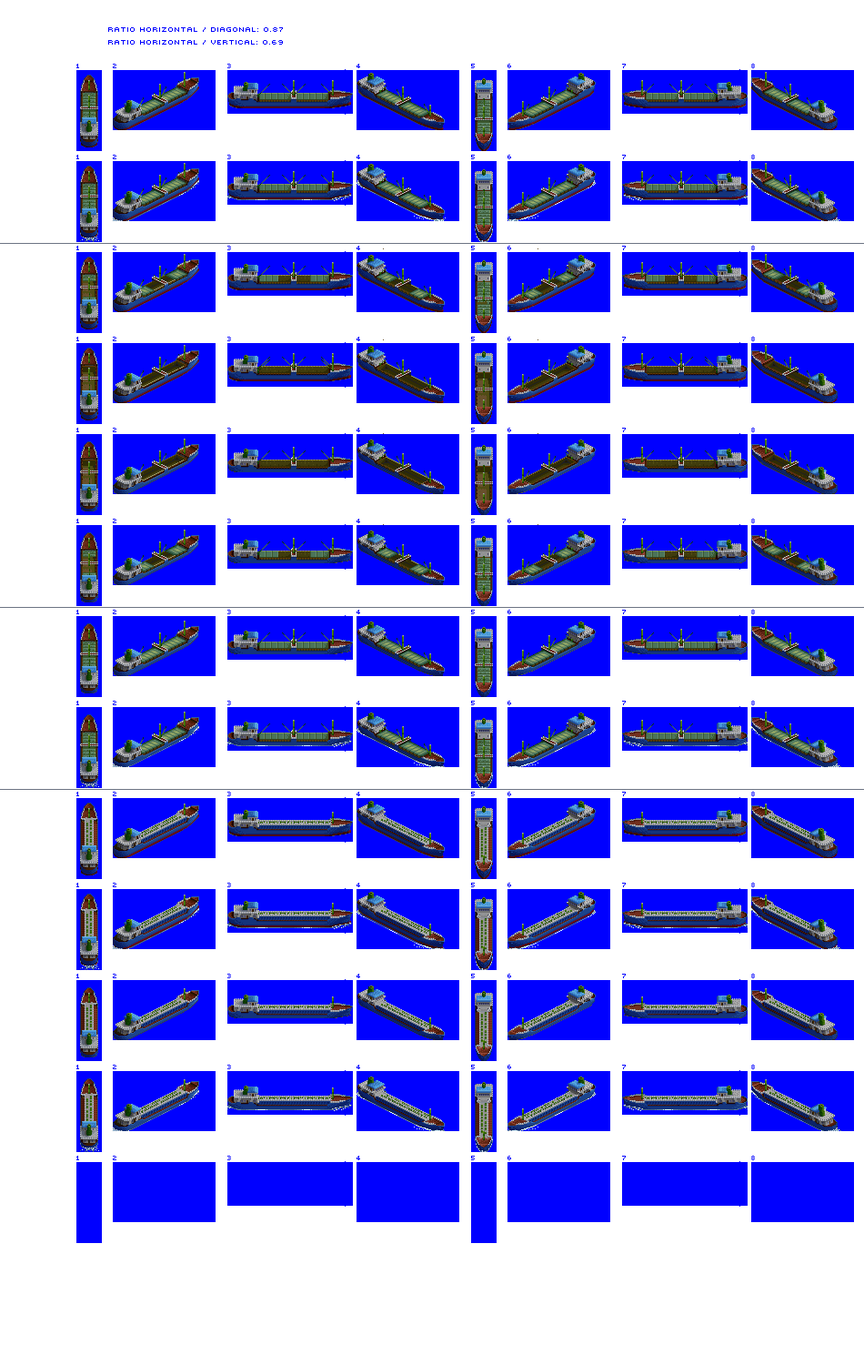
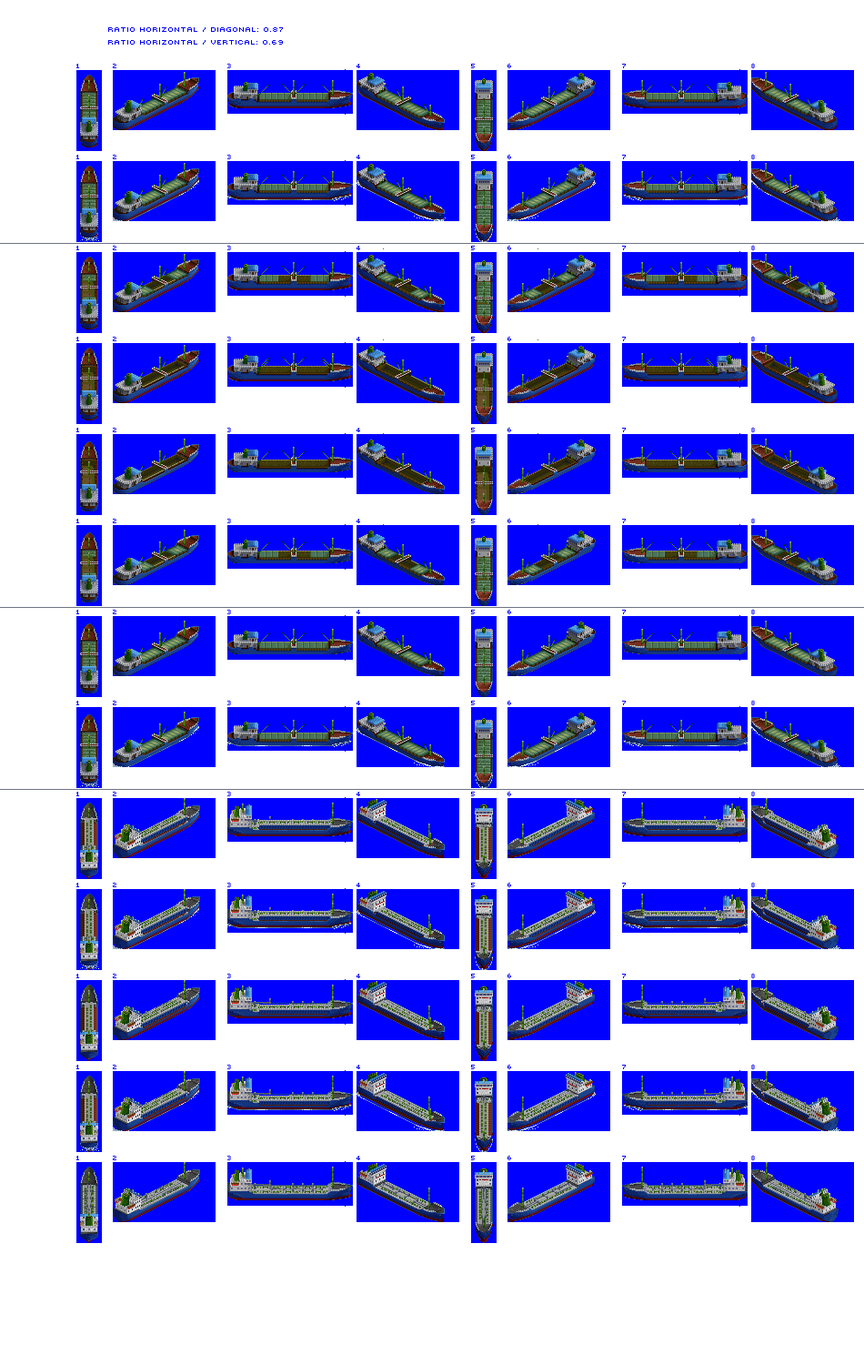
Revision of a layered 864×1365 image; what changed, layer by layer:
added layer "Layer 1" above "Hatches Overlay" over (80, 797, 839, 1243)
